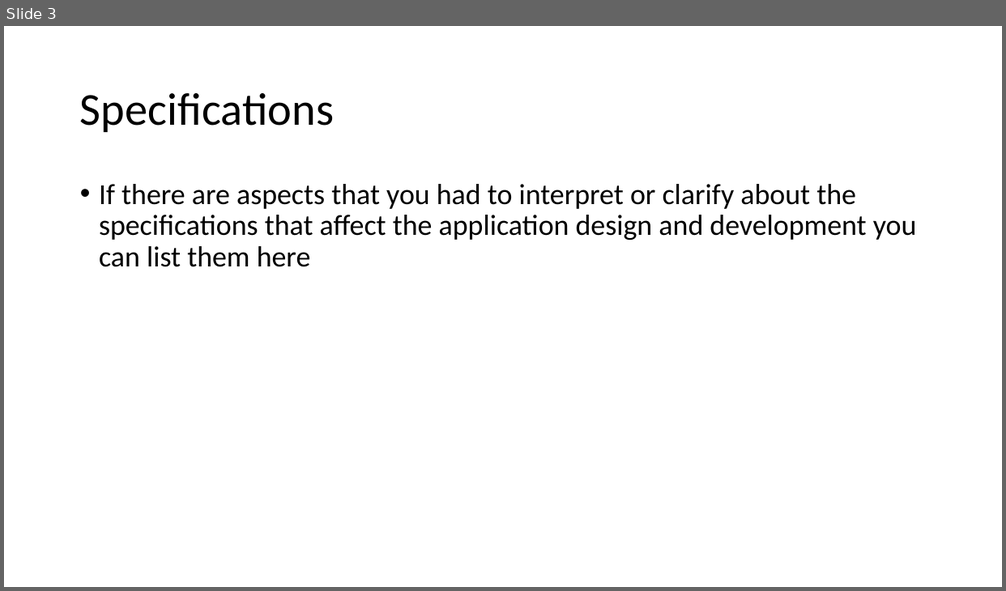
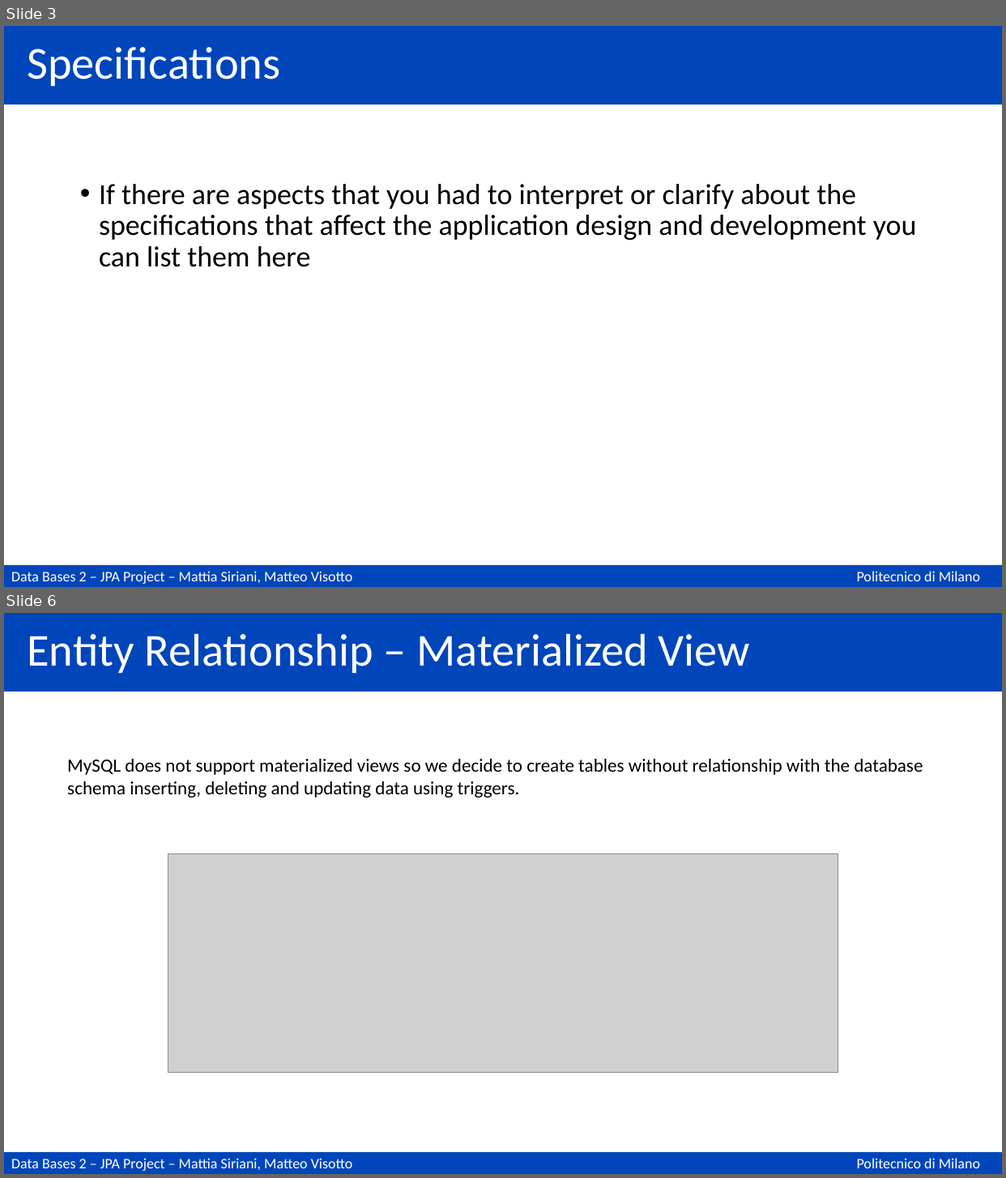
Before and after one commit to matteovisotto/DB2-SirianiVisotto, a slide deck: Documentation.pptx. Shown one above the other, each under a label of ours: slide 3 before the commit, slides 3 and 6 after it; the slides between them are not shown. The pictures are 1006x591 and 1006x1178 pixels, drawn with LibreOffice and Linux fonts; fonts in the diff are those of the drawing; grey boxes stand for pictures. Boxes give left, top, right and bottom in pixels: in the first picture for what was removed or moved away, otherwise in the second. Text is boxed around its words. In the diff, an @@ line names an element or a change of style, - is before the commit and + after.

```diff
--- a/Documentation.pptx
+++ b/Documentation.pptx
@@ slide 6 added at [4,613,1002,1174], background #FFFFFF; not listed: 3 template elements that a slide beside it also shows @@
@@ title added at [27,633,750,673], 44 pt, text #FFFFFF @@
+Entity Relationship – Materialized View
@@ text added at [67,759,923,798], 18 pt, text #000000 @@
+MySQL does not support materialized views so we decide to create tables without relationship with the database schema inserting, deleting and updating data using triggers.
@@ picture added at [168,854,838,1073] @@
@@ slide 3 changed as well @@
@@ rectangle added at [4,26,1002,105], fill #0046BA @@
@@ title "Specifications": place and size @@
-title "Specifications" at [80,93,334,132]
+title "Specifications" at [27,47,280,86]
@@ title "Specifications" at [27,47,280,86]: text colour #000000 to #FFFFFF @@
@@ rectangle added at [4,565,1002,587], fill #0046BA, 14 pt, text #FFFFFF @@
+Data Bases 2 – JPA Project – Mattia Siriani, Matteo Visotto
@@ text added at [857,571,980,582], 14 pt, text #FFFFFF @@
+Politecnico di Milano
```
Also in this commit, not shown: 83 other slides changed, 4 other slides added, 6 slides removed.
